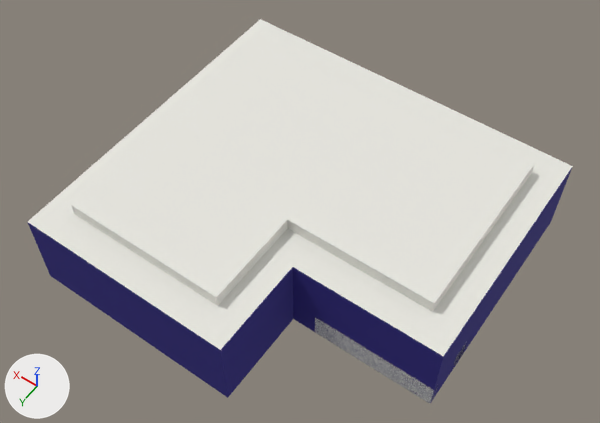
A saved change to the glTF model src/assets/scene.glb.
Camera for both pictures: a 50 mm lens placed at (-11.22, 18.17, 27.59), pointed at (0.33, 2.0, 2.17). Lighting does not change. The marker at lower left points along +X, +Y and +Z. Where no turn or scale is listed for an object, it has been applied to the vertices. Vertices at the same position are counted once.

In view in the first picture: 'Counter2', 'Room'.
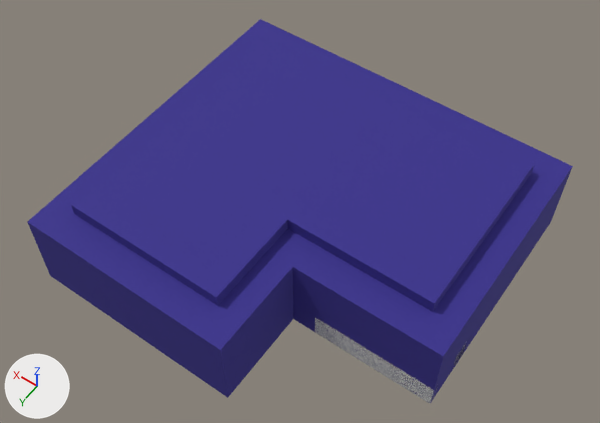
Location of each change, [x1, y1, x2, y2] in pixels of the pictures (600 x 423 px):
part 1 of me_cube_001, recoloured: [28, 168, 572, 360] in both
part 2 of me_cube_001, recoloured (white to blue): [28, 19, 573, 356] in both

The change, as a diff of the scene's bpy script:
```diff
--- a/src/assets/scene.glb.py
+++ b/src/assets/scene.glb.py
@@ img_whitepaint_1 @@
+img_whitepaint_1 = load_image('whitepaint-1', '_unpacked/whitepaint-1', 64, 64, 'sRGB')
@@ img_bluepaint_1 @@
+img_bluepaint_1 = load_image('bluepaint-1', '_unpacked/bluepaint-1', 64, 64, 'sRGB')
@@ mat_whitepaint_1 @@
+mat_whitepaint_1 = principled_material('whitepaint-1')
+mat_whitepaint_1.texture = img_whitepaint_1
+mat_whitepaint_1.roughness = 0.85
@@ mat_bluepaint_1 @@
+mat_bluepaint_1 = principled_material('bluepaint-1')
+mat_bluepaint_1.texture = img_bluepaint_1
+mat_bluepaint_1.roughness = 0.85
@@ me_cube_001 @@
 # used by ob_room; location = (0.0, 0.0, 0.0)
-me_cube_001.from_pydata(...)  # 24 vertices, 44 faces; spans x -7.5..7.5, y -5.0..9.0, z 0.0..4.0
+me_cube_001.from_pydata(...)  # 41 vertices, 62 faces; spans x -7.5..7.5, y -5.0..9.0, z 0.0..4.1
+# me_cube_001 part 1: 12 faces spanning x -7.5..7.5, y -5.0..9.0, z 0.0..3.5 switch from mat_wall_1 (picture img_wall_1) to mat_bluepaint_1 (picture img_bluepaint_1)
+# me_cube_001 part 2: 28 faces spanning x -7.5..7.5, y -5.0..9.0, z 3.5..4.0 switch from mat_ceiling_1 (picture img_ceiling_1) to mat_bluepaint_1 (picture img_bluepaint_1)
 me_cube_001.materials.append(mat_carpet_1)
+me_cube_001.materials.append(mat_whitepaint_1)  # picture img_whitepaint_1
```
